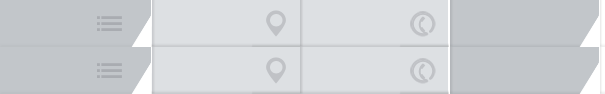
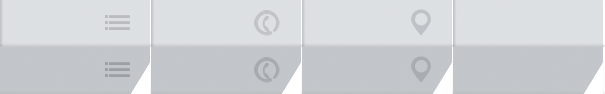
Layered file, before and after one edit (605x94). Changes by layer:
added layer "Directory Icon copy" (multiply, 60%) above "Map Icon copy" over [254, 57, 280, 83]
added layer "Map Icon copy" (multiply) above "List Icon copy" over [411, 56, 431, 83]
added layer "List Icon copy" (multiply) above "Directory Icon" over [105, 62, 130, 77]
added layer "Directory Icon" above "Map Icon" over [254, 10, 280, 36]
added layer "Map Icon" (60%) above "List Icon" over [411, 9, 431, 36]
added layer "List Icon" above "Layer 4" over [105, 15, 130, 30]
added layer "Layer 4" above "Layer 1" over [0, 0, 604, 94]
